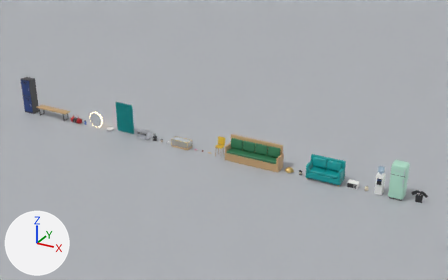
A saved change to the Blender file art/blender/RoomProps_02.blend.
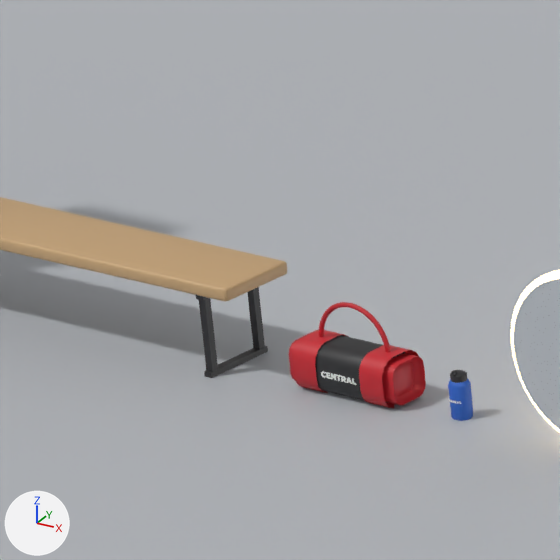
The first picture shows the older version from a 50 mm lens placed at (96.7, -88.8, 47.7), pointed at (46.8, 2.0, 2.3). The close-ups show the older and then the newer version on the part from 10% to 21% of the width and 32% to 49% of the height of that picture. Only the edits that show in the close-ups are written down. Lighting does not change. The marker at lower left points along +X, +Y and +Z.

The first close-up shows 'GymBag_Body', 'GymBag_Trim', 'LockerBench_Metal', 'LockerBench_Seat', 'PreviewFloor', 'RoundMirror_Glass', 'RoundMirror_Glow', 'WaterBottle_Body' and 2 more.
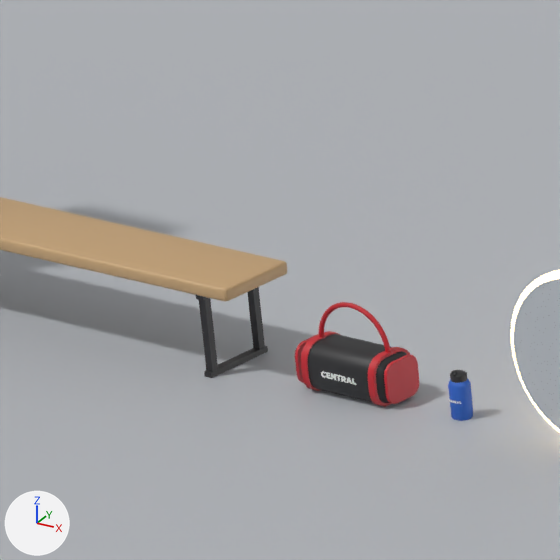
Changed parts and their boxes (x1, y1, x2, y2) in the close-ups (560 x 560 px):
'GymBag_Trim', reshaped (9% narrower)
    before: (289, 302, 426, 409)
    after: (295, 302, 419, 407)
part 1 of me_gymbag_trim, rebuilt (27% narrower, 6% shorter)
    before: (359, 345, 418, 409)
    after: (367, 347, 410, 407)
part 2 of me_gymbag_trim, rebuilt (31% narrower)
    before: (292, 330, 349, 393)
    after: (301, 331, 340, 391)
part 3 of me_gymbag_trim, rebuilt
    before: (289, 337, 302, 380)
    after: (295, 334, 319, 383)
part 4 of me_gymbag_trim, rebuilt (20% narrower)
    before: (382, 353, 426, 405)
    after: (384, 355, 419, 404)

What the commit changed:
me_gymbag_trim is used by ob_gymbag_trim; location (13.5, 0.0, 0.83).
me_gymbag_trim had 696 vertices, 690 faces and spanned x -1.17..1.17, y -0.5..0.5, z -0.85..0.85.
me_gymbag_trim now has 344 vertices, 274 faces and spans x -1.03..1.03, y -0.5..0.5, z -0.85..0.85.
me_gymbag_trim part 1: the loose piece of 152 vertices spanning x 0.49..1.01, y -0.5..0.5, z -0.85..0.09 is rebuilt with 40 vertices and now spans x 0.68..0.82, y -0.5..0.5, z -0.85..0.09.
me_gymbag_trim part 2: the loose piece of 152 vertices spanning x -1.01..-0.49, y -0.5..0.5, z -0.85..0.09 is rebuilt with 40 vertices and now spans x -0.82..-0.68, y -0.5..0.5, z -0.85..0.09.
me_gymbag_trim part 3: the loose piece of 96 vertices spanning x -1.17..-0.83, y -0.4..0.4, z -0.75..0.0 is rebuilt with 32 vertices and now spans x -1.03..-0.97, y -0.4..0.4, z -0.75..0.0.
me_gymbag_trim part 4: the loose piece of 96 vertices spanning x 0.83..1.17, y -0.4..0.4, z -0.75..0.0 is rebuilt with 32 vertices and now spans x 0.97..1.03, y -0.4..0.4, z -0.75..0.0.
